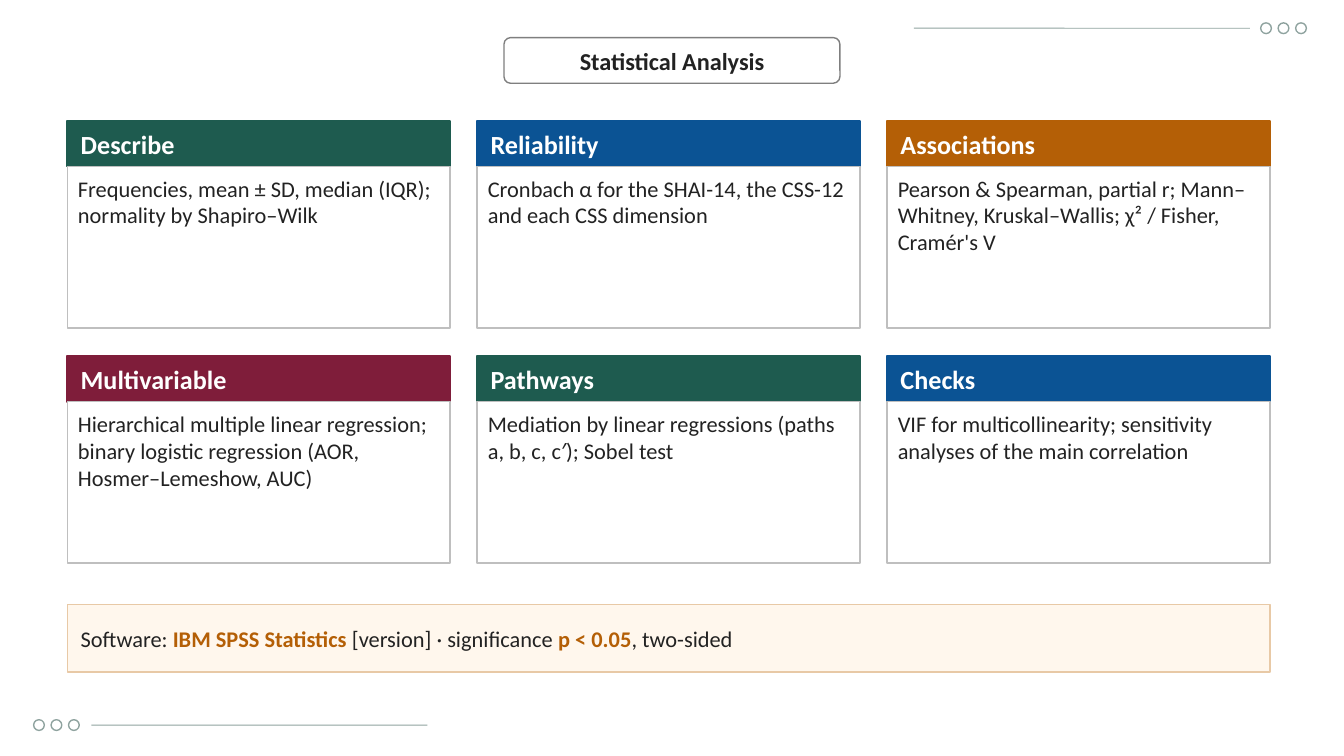
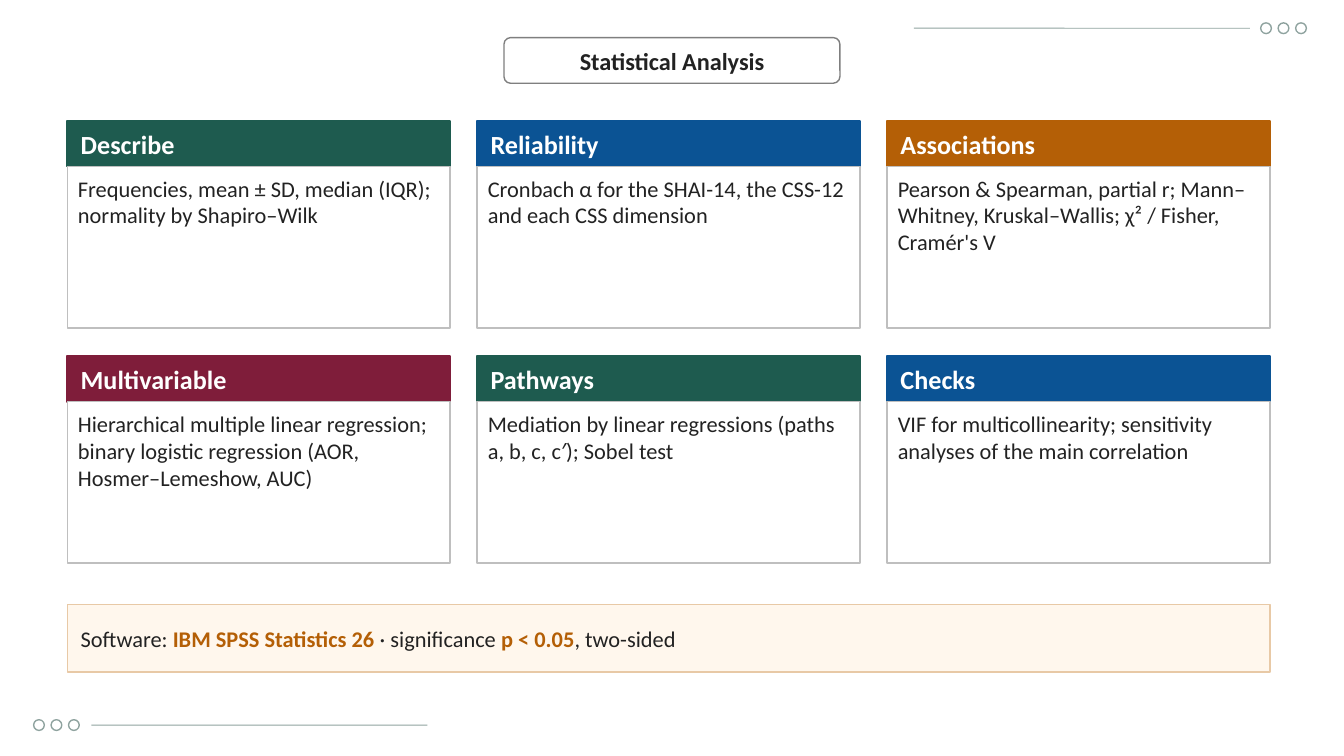
Before and after one commit to Yaseen279/History-Exam, a slide deck: slide 12 of research/output/study/Defence_Presentation_UOBCOM.pptx. Drawn at 1344x756 pixels with LibreOffice and Linux fonts; fonts in the diff are those of the drawing; background and template pictures are left out. Boxes give left, top, right and bottom in pixels: in the first picture for what was removed or moved away, otherwise in the second. Text is boxed around its words. In the diff, an @@ line names an element or a change of style, - is before the commit and + after.

```diff
--- a/research/output/study/Defence_Presentation_UOBCOM.pptx
+++ b/research/output/study/Defence_Presentation_UOBCOM.pptx
@@ text at [81,631,675,651]: text changed @@
-Software: IBM SPSS Statistics [version] · significance p < 0.05, two-sided
+Software: IBM SPSS Statistics 26 · significance p < 0.05, two-sided
```
Also in this commit, not shown: 12 other files.
